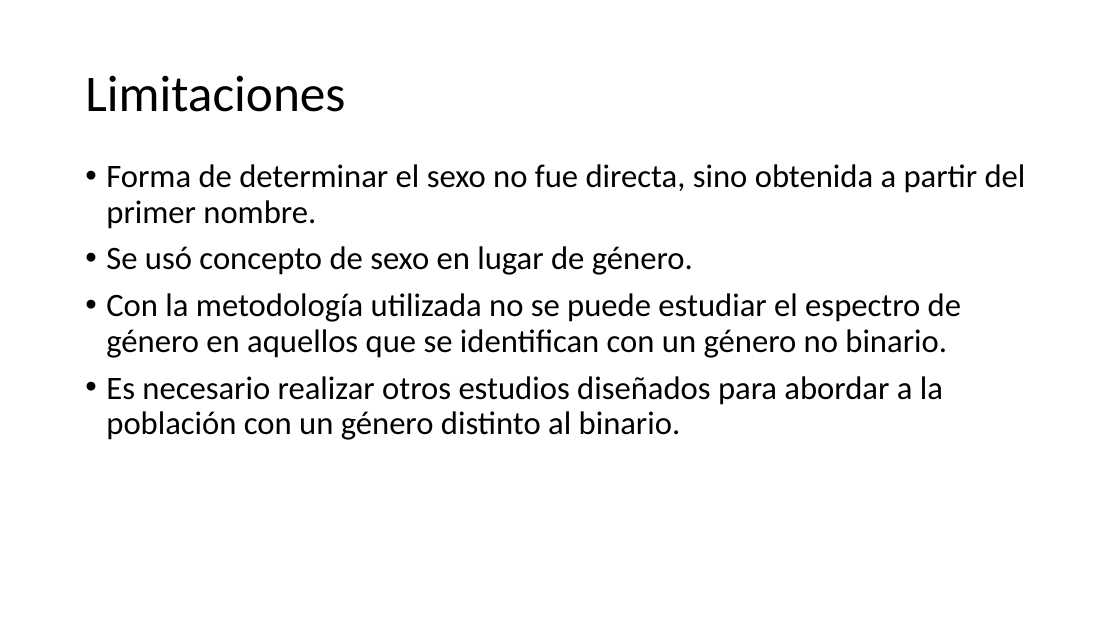
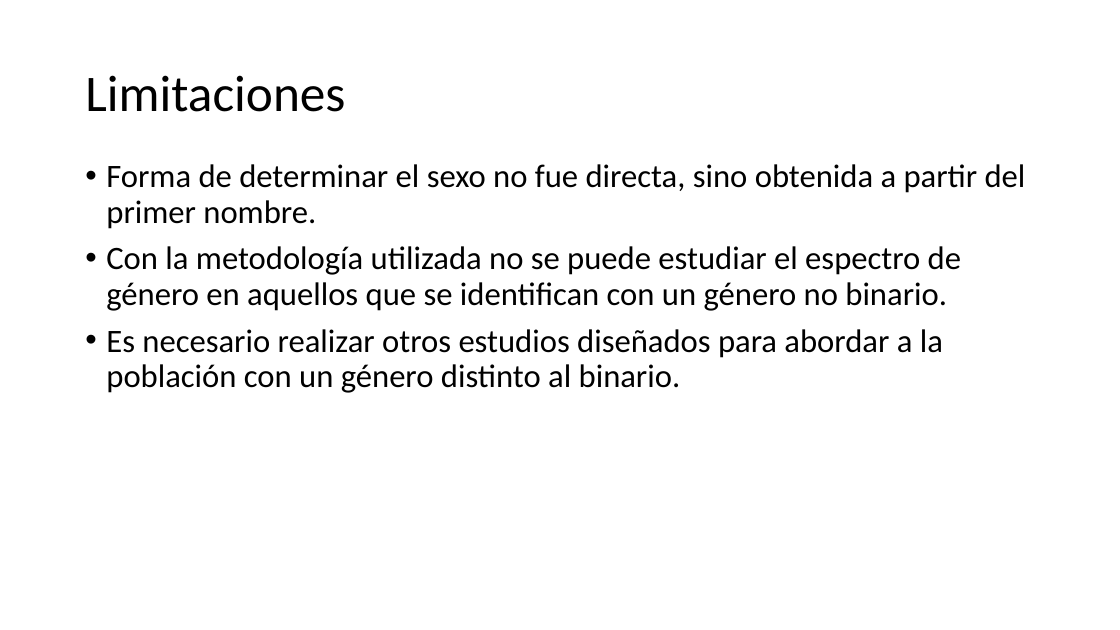
Before and after one commit to danimedi/tesis_genero_especialidades, a slide deck: slide 63 of doc/diapositivas_sustentacion_tesis.pptx. Drawn at 1120x630 pixels with LibreOffice and Linux fonts; fonts in the diff are those of the drawing; background and template pictures are left out. Boxes give left, top, right and bottom in pixels: in the first picture for what was removed or moved away, otherwise in the second. Text is boxed around its words. In the diff, an @@ line names an element or a change of style, - is before the commit and + after.

```diff
--- a/doc/diapositivas_sustentacion_tesis.pptx
+++ b/doc/diapositivas_sustentacion_tesis.pptx
@@ text at box(106, 246, 693, 275): paragraph removed @@
-• Se usó concepto de sexo en lugar de género.
```
Also in this commit, not shown: 3 other slides changed.
